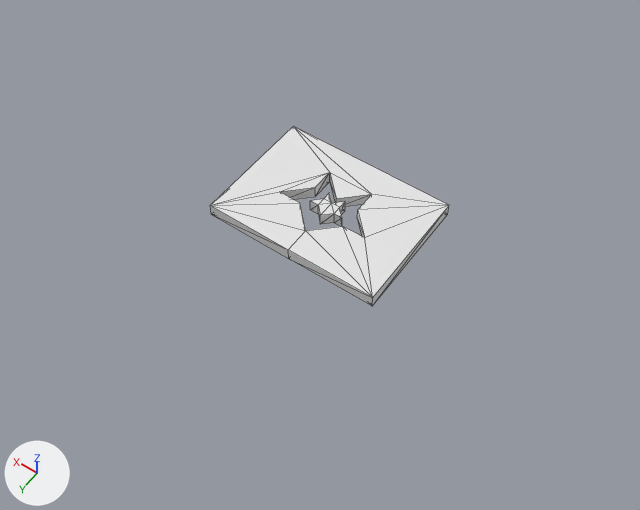
A saved change to the FBX model Assets/Models/Star/StarPlane.FBX.
Before and after are seen from a 50 mm camera at (-6.08, 8.82, 12.48) aimed at (-0.23, 0.64, -0.38). Lighting does not change. The marker at lower left points along +X, +Y and +Z. Mesh edges are drawn as thin lines. Where no turn or scale is listed for an object, it has been applied to the vertices.

The scene before the commit, as lines of its bpy script (objects in view):
```python
me_mesh = bpy.data.meshes.new('Mesh')
me_mesh.from_pydata(...)  # 50 vertices, 96 faces; spans x -1.78..1.78, y -1.52..1.02, z 0.0..0.25
ob_line004 = bpy.data.objects.new('Line004', me_mesh)
ob_line004.location = (0.0, 0.25, 0.0)
```
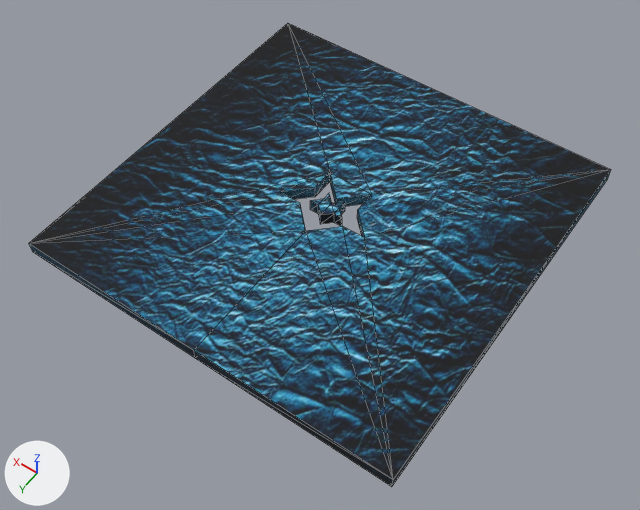
What differs and where, as boxes (x1, y1, x2, y2) in the pictures (640 x 510 px; the box of a moved part takes in the faces that stretch with it):
'Line004', recoloured, reshaped, surface changed (white to blue, 143% wider, 157% taller)
    before: (210, 126, 449, 306)
    after: (29, 23, 611, 487)
part 1 of me_mesh, moved or reshaped
    before: (210, 126, 449, 306)
    after: (29, 23, 611, 487)

What changed in the scene script:
```text
Add img_high_resolution_texture_pack_2_jpg:
    img_high_resolution_texture_pack_2_jpg = load_image('High-resolution-texture-pack-2.jpg', '_unpacked/High-resolution-texture-pack-2.jpg', 550, 367, 'sRGB')
Add mat_material__2:
    mat_material__2 = principled_material('Material #2')
    mat_material__2.texture = img_high_resolution_texture_pack_2_jpg
    mat_material__2.roughness = 0.859
Change me_mesh:
    used by ob_line004; location = (0.0, 0.25, 0.0)
    remove me_mesh.from_pydata(...)  # 50 vertices, 96 faces; spans x -1.78..1.78, y -1.52..1.02, z 0.0..0.25
    add me_mesh.from_pydata(...)  # 50 vertices, 96 faces; spans x -3.81..3.81, y -4.06..3.56, z 0.0..0.25
    me_mesh part 1
    me_mesh.vertices[0].co: (-1.78, 1.02, 0.0) -> (-3.81, 3.56, 0.0)  # pixel (372, 306) -> pixel (391, 486)
    me_mesh.vertices[1].co: (-1.78, -1.52, 0.0) -> (-3.81, -4.06, 0.0)  # pixel (447, 214) -> pixel (607, 179)
    me_mesh.vertices[2].co: (1.78, -1.52, 0.0) -> (3.81, -4.06, 0.0)
    me_mesh.vertices[3].co: (1.78, 1.02, 0.0) -> (3.81, 3.56, 0.0)  # pixel (211, 214) -> pixel (32, 251)
    me_mesh.vertices[4].co: (0.0, 1.02, 0.0) -> (0.0, 3.56, 0.0)  # pixel (288, 258) -> pixel (195, 358)
    me_mesh.vertices[5].co: (-1.78, 1.02, 0.25) -> (-3.81, 3.56, 0.25)  # pixel (372, 297) -> pixel (393, 479)
    me_mesh.vertices[6].co: (-1.78, -1.52, 0.25) -> (-3.81, -4.06, 0.25)  # pixel (449, 205) -> pixel (611, 169)
    me_mesh.vertices[7].co: (1.78, -1.52, 0.25) -> (3.81, -4.06, 0.25)  # pixel (293, 126) -> pixel (287, 23)
    me_mesh.vertices[8].co: (1.78, 1.02, 0.25) -> (3.81, 3.56, 0.25)  # pixel (210, 205) -> pixel (28, 243)
    me_mesh.vertices[9].co: (0.0, 1.02, 0.25) -> (0.0, 3.56, 0.25)  # pixel (288, 249) -> pixel (193, 350)
    me_mesh part 2: texture (UV) coordinates changed
    add me_mesh.materials.append(mat_material__2)  # picture img_high_resolution_texture_pack_2_jpg
```
